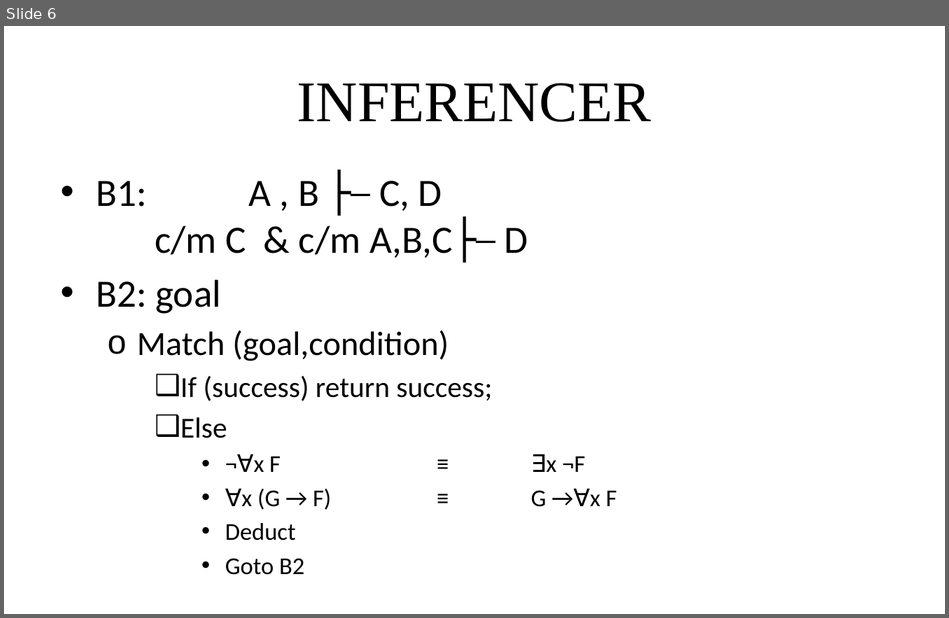
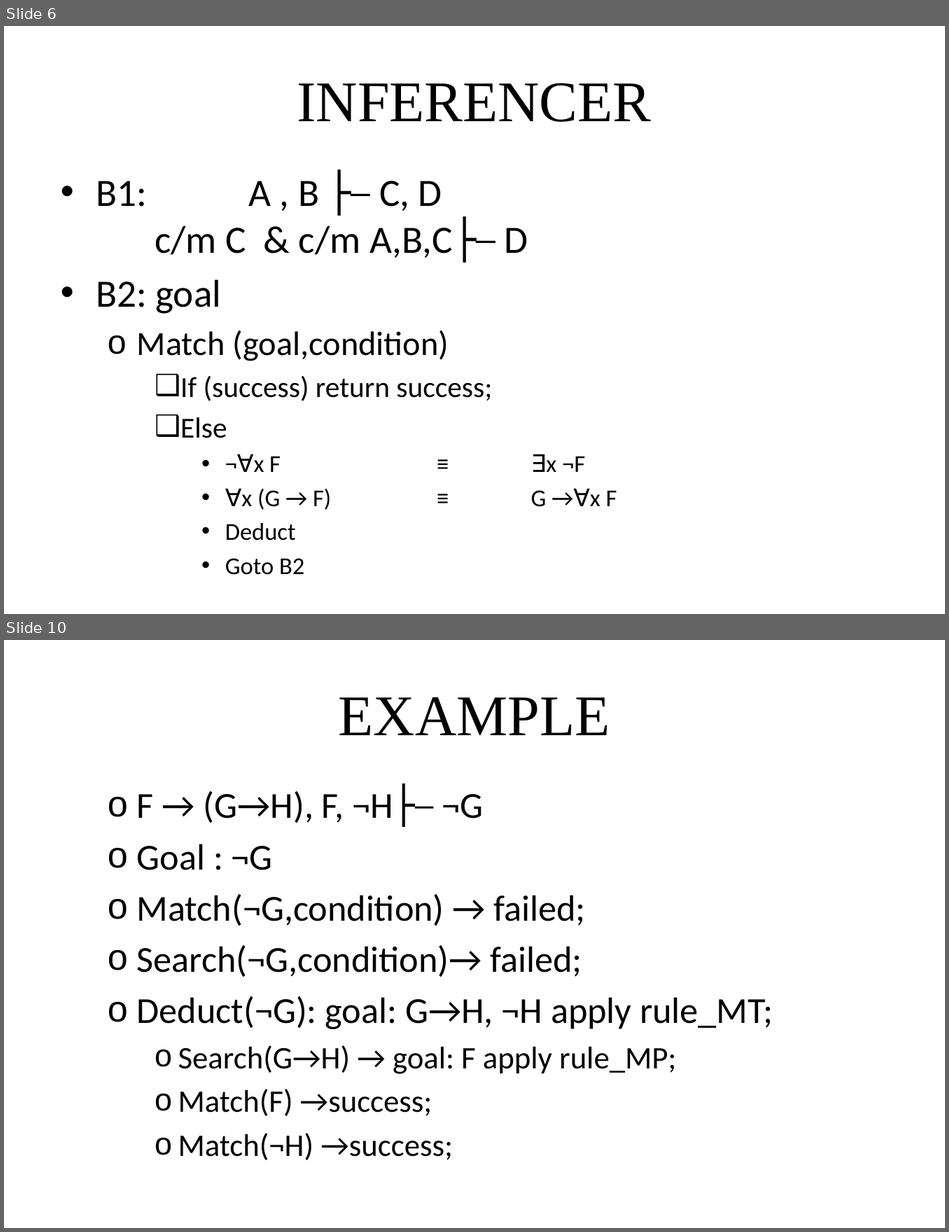
Before and after one commit to giang-rocker/logic, a slide deck: Report/SUY LUẬN TỰ NHIÊN.pptx. Shown one above the other, each under a label of ours: slide 6 before the commit, slides 6 and 10 after it; the slides between them are not shown. The pictures are 949x618 and 949x1232 pixels, drawn with LibreOffice and Linux fonts; fonts in the diff are those of the drawing. Boxes give left, top, right and bottom in pixels: in the first picture for what was removed or moved away, otherwise in the second. Text is boxed around its words. In the diff, an @@ line names an element or a change of style, - is before the commit and + after.

```diff
--- a/Report/SUY LUẬN TỰ NHIÊN.pptx
+++ b/Report/SUY LUẬN TỰ NHIÊN.pptx
@@ slide 10 added at <box>4,640,945,1228</box>, background #FFFFFF @@
@@ title added at <box>339,697,610,735</box>, 44 pt, text #000000 @@
+EXAMPLE
@@ text added at <box>137,791,773,1160</box>, 28 pt, text #000000 @@
+  o F → (G→H), F, ¬H├─ ¬G
+  o Goal : ¬G
+  o Match(¬G,condition) → failed;
+  o Search(¬G,condition)→ failed;
+  o Deduct(¬G): goal: G→H, ¬H apply rule_MT;
+    o Search(G→H) → goal: F apply rule_MP;
+    o Match(F) →success;
+    o Match(¬H) →success;
```
Also in this commit, not shown: 1 slide changed, 4 other slides added.
